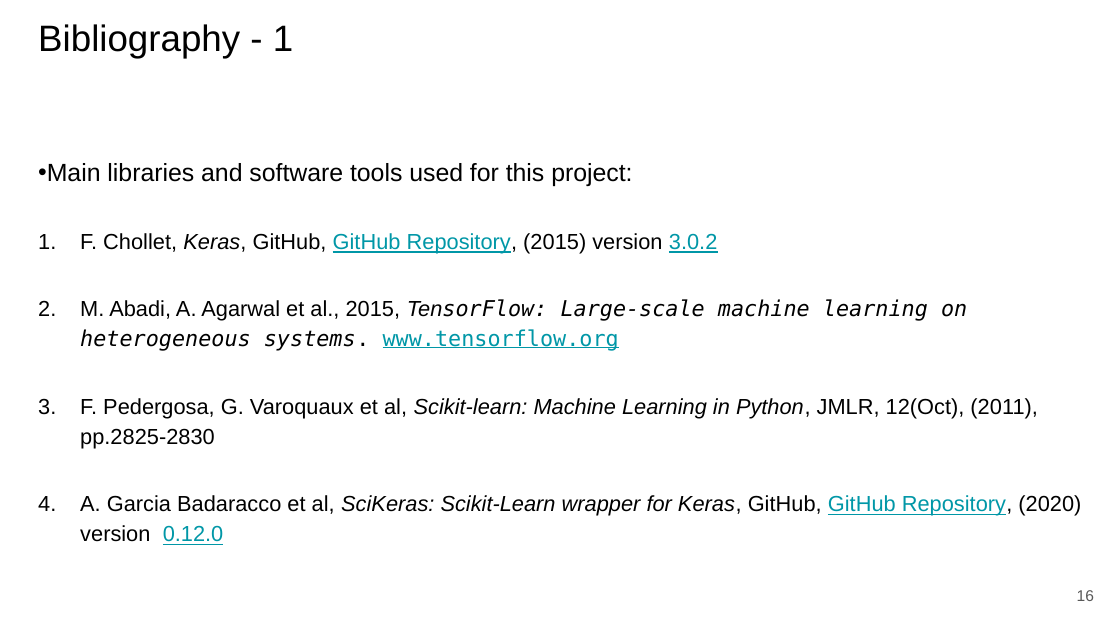
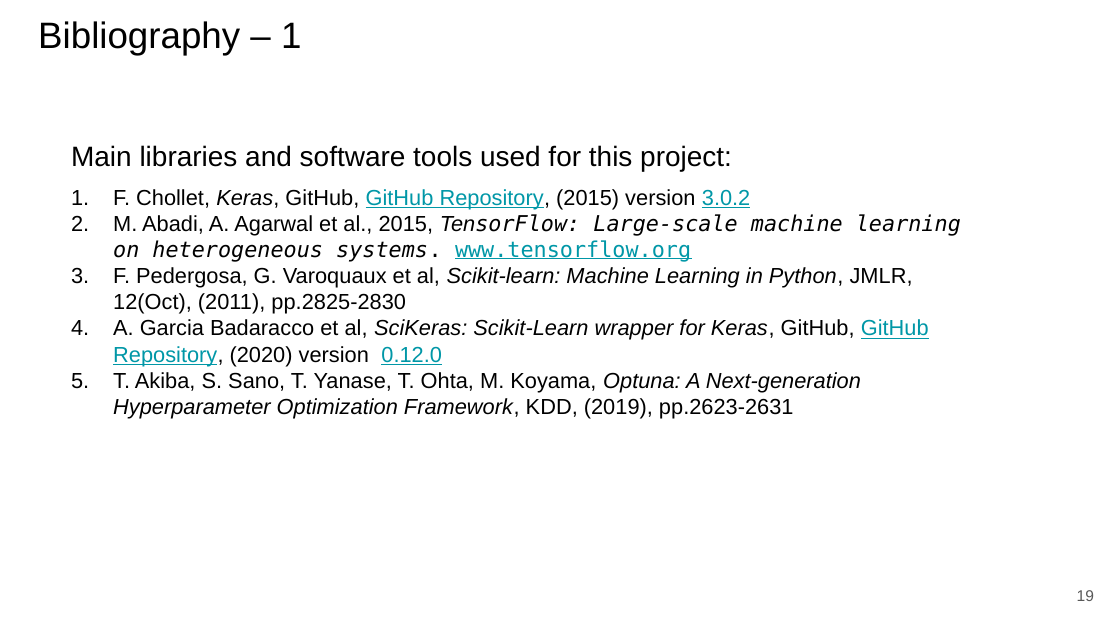
Before and after one commit to paolo-junior-mollica/machine-learning-project, a slide deck: slide 19 of relazione/ML-2023-PRJ-Slides-Demo.pptx (slide 16 before the commit). Drawn at 1120x630 pixels with LibreOffice and Linux fonts; fonts in the diff are those of the drawing. Boxes give left, top, right and bottom in pixels: in the first picture for what was removed or moved away, otherwise in the second. Text is boxed around its words. In the diff, an @@ line names an element or a change of style, - is before the commit and + after.

```diff
--- a/relazione/ML-2023-PRJ-Slides-Demo.pptx
+++ b/relazione/ML-2023-PRJ-Slides-Demo.pptx
@@ title at (x1=38, y1=21, x2=301, y2=55): text changed @@
-Bibliography - 1
+Bibliography – 1
@@ text added at (x1=71, y1=145, x2=732, y2=171), 18 pt, text #000000 @@
+Main libraries and software tools used for this project:
@@ text at (x1=38, y1=163, x2=632, y2=186): paragraph removed @@
-• Main libraries and software tools used for this project:
@@ text "F. Chollet, Keras, GitHub, GitHub ..." moved from (x1=38, y1=163, x2=1081, y2=545) to (x1=113, y1=189, x2=961, y2=419) @@
@@ text at (x1=113, y1=189, x2=961, y2=366): line spacing 1.15 to 1; less space between paragraphs @@
@@ text at (x1=113, y1=372, x2=861, y2=419): paragraph added @@
+5. T. Akiba, S. Sano, T. Yanase, T. Ohta, M. Koyama, Optuna: A Next-generation Hyperparameter Optimization Framework, KDD, (2019), pp.2623-2631
@@ page number at (x1=1077, y1=590, x2=1094, y2=601): text changed @@
-16
+19
```
Also in this commit, not shown: 7 other slides changed, 5 slides added, 1 slide removed.
